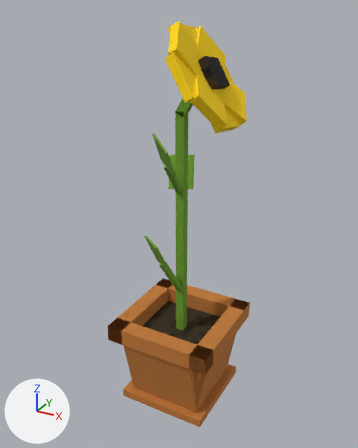
Two versions of the glTF model models/flowers/sunflower.gltf, one commit apart.
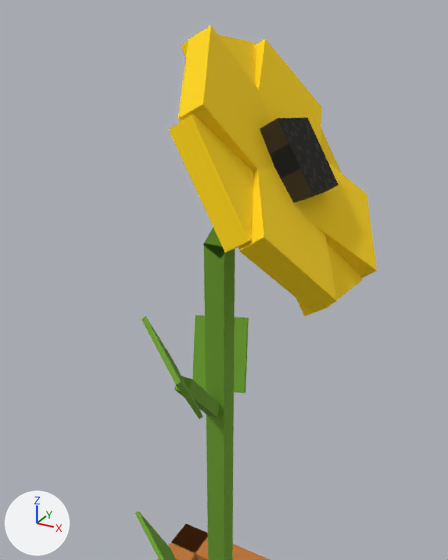
There are two pictures of each version: one whole from a 50 mm lens placed at (1.55, -2.857, 2.873), pointed at (-0.018, -0.006, 1.448), one close up from a 50 mm lens placed at (0.778, -1.389, 2.833), pointed at (0.102, -0.16, 2.219). Lighting does not change. The marker at lower left points along +X, +Y and +Z. Where no turn or scale is listed for an object, it has been applied to the vertices.

The scene before the commit, as lines of its bpy script (objects in view):
```python
ob_08eeee49_d1c8_8403_e501_237fbcf2336f = bpy.data.objects.new('08eeee49-d1c8-8403-e501-237fbcf2336f', me_mesh_4)
ob_08eeee49_d1c8_8403_e501_237fbcf2336f.parent = ob_bone_001
ob_08eeee49_d1c8_8403_e501_237fbcf2336f.location = (0.0, 0.0, -0.906)
ob_0cba9fad_0adc_b3a2_8696_2442c2e0c0a3 = bpy.data.objects.new('0cba9fad-0adc-b3a2-8696-2442c2e0c0a3', me_mesh_7)
ob_0cba9fad_0adc_b3a2_8696_2442c2e0c0a3.parent = ob_bone_001
ob_0cba9fad_0adc_b3a2_8696_2442c2e0c0a3.location = (0.0, 0.0, 0.0)
ob_0cba9fad_0adc_b3a2_8696_2442c2e0c0a3.rotation_euler = (0.0, -0.131, 0.785)  # degrees (0, -7.5, 45)
ob_3a6cfa20_1c8c_8196_f0b9_668acd8f6ec1 = bpy.data.objects.new('3a6cfa20-1c8c-8196-f0b9-668acd8f6ec1', me_mesh_15)
ob_3a6cfa20_1c8c_8196_f0b9_668acd8f6ec1.location = (0.039, -0.23, 1.93)
ob_5e36d5f6_5c8c_c5db_3223_4b51d02703ab = bpy.data.objects.new('5e36d5f6-5c8c-c5db-3223-4b51d02703ab', me_mesh_8)
ob_5e36d5f6_5c8c_c5db_3223_4b51d02703ab.parent = ob_bone_001
ob_5e36d5f6_5c8c_c5db_3223_4b51d02703ab.location = (0.0, 0.0, 0.0)
ob_5e36d5f6_5c8c_c5db_3223_4b51d02703ab.rotation_euler = (0.0, 0.0873, -0.785)  # degrees (0, 5, -45)
ob_6e9d4138_4100_a9bb_bcc9_680ca79e0740 = bpy.data.objects.new('6e9d4138-4100-a9bb-bcc9-680ca79e0740', me_mesh_5)
ob_6e9d4138_4100_a9bb_bcc9_680ca79e0740.parent = ob_bone_001
ob_6e9d4138_4100_a9bb_bcc9_680ca79e0740.location = (0.0, 0.0, 0.0)
ob_6e9d4138_4100_a9bb_bcc9_680ca79e0740.rotation_euler = (0.0, 0.0873, 0.785)  # degrees (0, 5, 45)
ob_70e2d5b8_fb36_3673_6394_4382a56b1b57 = bpy.data.objects.new('70e2d5b8-fb36-3673-6394-4382a56b1b57', me_mesh_6)
ob_70e2d5b8_fb36_3673_6394_4382a56b1b57.parent = ob_bone_001
ob_70e2d5b8_fb36_3673_6394_4382a56b1b57.location = (0.0, 0.0, 0.0)
ob_70e2d5b8_fb36_3673_6394_4382a56b1b57.rotation_euler = (0.0, -0.0873, -0.785)  # degrees (0, -5, -45)
ob_76d5f1e0_da0c_5dad_d6c1_a25b473d68ca = bpy.data.objects.new('76d5f1e0-da0c-5dad-d6c1-a25b473d68ca', me_mesh_9)
ob_76d5f1e0_da0c_5dad_d6c1_a25b473d68ca.parent = ob_bone_001
ob_76d5f1e0_da0c_5dad_d6c1_a25b473d68ca.location = (0.0, 0.0, -0.906)
ob_fb4f10db_031a_c53a_c5c2_0aac2ff49b2d = bpy.data.objects.new('fb4f10db-031a-c53a-c5c2-0aac2ff49b2d', me_mesh_2)
ob_fb4f10db_031a_c53a_c5c2_0aac2ff49b2d.parent = ob_bone_001
ob_fb4f10db_031a_c53a_c5c2_0aac2ff49b2d.location = (0.0, 0.0, 0.0)
ob_fb4f10db_031a_c53a_c5c2_0aac2ff49b2d.rotation_euler = (0.0, 0.0, -1.571)  # degrees (0, 0, -90)
# also in view: 'ddc9255b-4930-0156-4b30-767f436a6501' at (0.0, 0.344, 0.625); '3b1a7608-53c4-af62-febc-fd05c231e23b' at (-0.113, 0.204, 1.762); 'c23cc15e-de04-6b69-7557-495be05f0663' at (-0.344, 0.0, 0.625); '923728d6-7e14-abfe-4ef2-f1e9526024a1' at (-0.06, -0.241, 1.3); '3d3684a8-469f-cd9f-9ad0-0c3af5637bec' at (0.053, -0.322, 2.034)
```
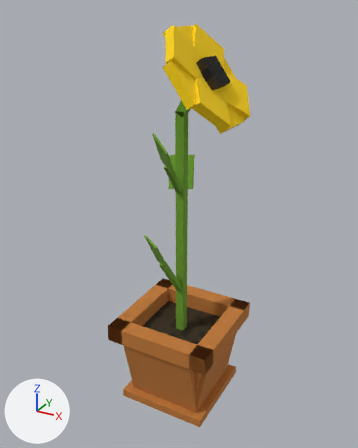
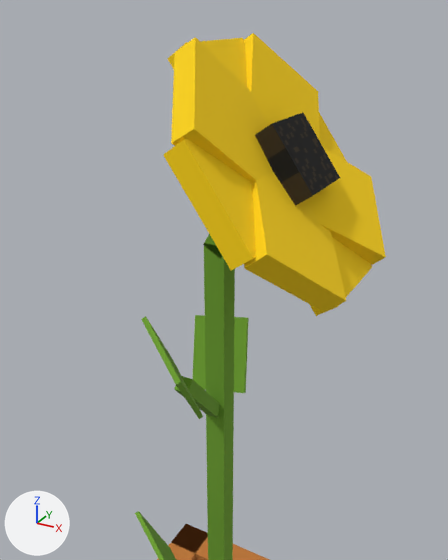
The change, as a list of edits to the scene's bpy script:
```text
Change ob_fb4f10db_031a_c53a_c5c2_0aac2ff49b2d:
    ob_fb4f10db_031a_c53a_c5c2_0aac2ff49b2d.parent: ob_bone_001 -> ob_flowerhead
Change ob_08eeee49_d1c8_8403_e501_237fbcf2336f:
    ob_08eeee49_d1c8_8403_e501_237fbcf2336f.parent: ob_bone_001 -> ob_flowerhead
Change ob_6e9d4138_4100_a9bb_bcc9_680ca79e0740:
    ob_6e9d4138_4100_a9bb_bcc9_680ca79e0740.parent: ob_bone_001 -> ob_flowerhead
Change ob_70e2d5b8_fb36_3673_6394_4382a56b1b57:
    ob_70e2d5b8_fb36_3673_6394_4382a56b1b57.parent: ob_bone_001 -> ob_flowerhead
Change ob_0cba9fad_0adc_b3a2_8696_2442c2e0c0a3:
    ob_0cba9fad_0adc_b3a2_8696_2442c2e0c0a3.parent: ob_bone_001 -> ob_flowerhead
Change ob_5e36d5f6_5c8c_c5db_3223_4b51d02703ab:
    ob_5e36d5f6_5c8c_c5db_3223_4b51d02703ab.parent: ob_bone_001 -> ob_flowerhead
Change ob_76d5f1e0_da0c_5dad_d6c1_a25b473d68ca:
    ob_76d5f1e0_da0c_5dad_d6c1_a25b473d68ca.parent: ob_bone_001 -> ob_flowerhead
Add ob_flowerhead:
    ob_flowerhead = bpy.data.objects.new('flowerhead', None)
    ob_flowerhead.location = (0.163, 0.00625, 2.462)
    ob_flowerhead.rotation_euler = (0.0, 0.956, 0.0)  # degrees (0, 55, 0)
```

Boxes [x1, y1, x2, y2] around the edits, measured in the close-ups (448 x 560 px):
'6e9d4138-4100-a9bb-bcc9-680ca79e0740', moved
    before: [178, 26, 274, 172]
    after: [171, 37, 273, 182]
'70e2d5b8-fb36-3673-6394-4382a56b1b57', moved
    before: [239, 167, 337, 312]
    after: [244, 172, 346, 312]
'fb4f10db-031a-c53a-c5c2-0aac2ff49b2d', moved
    before: [169, 114, 341, 252]
    after: [164, 113, 347, 270]
'0cba9fad-0adc-b3a2-8696-2442c2e0c0a3', moved
    before: [304, 162, 377, 278]
    after: [306, 148, 386, 265]
'76d5f1e0-da0c-5dad-d6c1-a25b473d68ca', moved
    before: [260, 118, 338, 203]
    after: [255, 113, 340, 206]
'5e36d5f6-5c8c-c5db-3223-4b51d02703ab', moved
    before: [255, 39, 322, 143]
    after: [244, 33, 320, 141]
'08eeee49-d1c8-8403-e501-237fbcf2336f', moved
    before: [181, 31, 363, 316]
    after: [168, 38, 372, 316]
